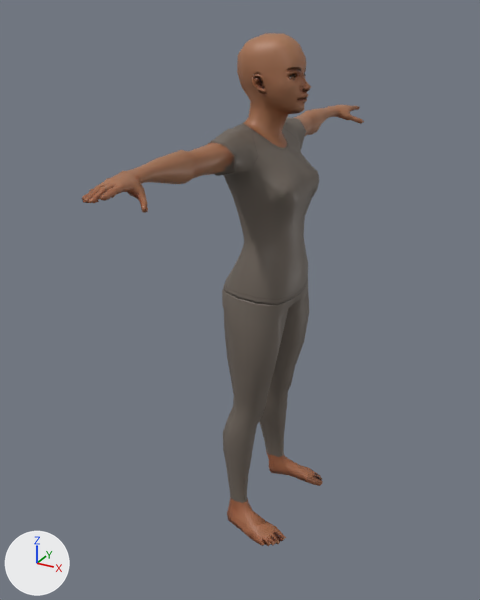
The glTF model public/models/female_custom_poses.glb as it was, and as the next commit left it.
Camera for both pictures: a camera (50 mm lens) standing at (0.532, -1.107, 1.04) and looking at (-0.072, -0.008, 0.49). Every picture has the same lights, and +X, +Y and +Z are marked at lower left. The picture after the commit comes second. Mesh edges are drawn as thin lines on the coarser meshes. Where no turn or scale is listed for an object, it has been applied to the vertices.

Objects in the first picture: 'tripo_node_081b3441-250c-41fb-8b3c-f71bf'.
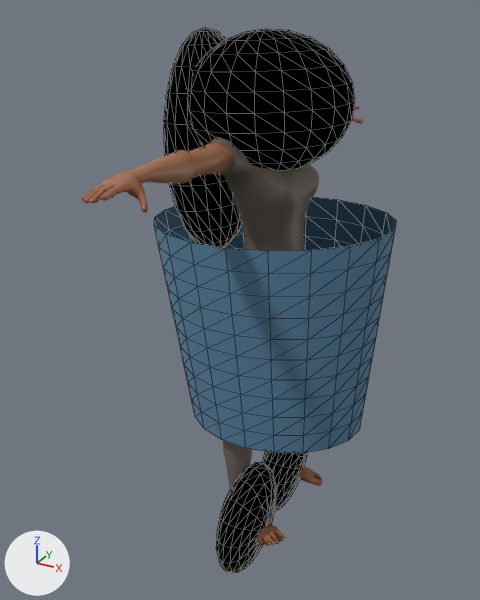
What differs and where, as boxes (x1, y1, x2, y2) in the pictures (480 x 600 px):
'TempleRobe', added (blue): after (154, 197, 397, 453)
'ShortHairCap', added: after (187, 29, 355, 170)
'LongHairBack', added: after (163, 27, 241, 248)
'RightShoe', added: after (216, 462, 276, 573)
'LeftShoe', added: after (263, 452, 307, 511)
'tripo_node_081b3441-250c-41fb-8b3c-f71bf', unchanged, covered by the edit: before (82, 33, 364, 546); after (82, 106, 364, 546)

Edits to the bpy script that builds the scene:
```text
Add mat_templerobe:
    mat_templerobe = principled_material('TempleRobe')
    mat_templerobe.base_color = (0.18, 0.34, 0.48)  # blue #769eb8
    mat_templerobe.metallic = 1.0
    mat_templerobe.roughness = 0.9
Add mat_templeshoes:
    mat_templeshoes = principled_material('TempleShoes')
    mat_templeshoes.base_color = (0.055, 0.035, 0.025)  # brown #42352c
    mat_templeshoes.metallic = 1.0
    mat_templeshoes.roughness = 0.94
Add mat_hair:
    mat_hair = principled_material('Hair')
    mat_hair.base_color = (0.025, 0.012, 0.008)  # brown #2c1d16
    mat_hair.metallic = 1.0
    mat_hair.roughness = 0.92
Add me_mesh_3:
    me_mesh_3.from_pydata(...)  # 220 vertices, 400 faces; spans x -0.25..0.229, y -0.191..0.193, z -0.224..0.226
    me_mesh_3.materials.append(mat_templerobe)  # blue #769eb8
Add me_mesh_5:
    me_mesh_5.from_pydata(...)  # 155 vertices, 304 faces; spans x -0.029..0.073, y -0.097..0.095, z -0.126..0.159
    me_mesh_5.materials.append(mat_templeshoes)  # brown #42352c
Add me_mesh_4:
    me_mesh_4.from_pydata(...)  # 155 vertices, 304 faces; spans x -0.03..0.075, y -0.093..0.098, z -0.126..0.158
    me_mesh_4.materials.append(mat_templeshoes)  # brown #42352c
Add me_mesh_2:
    me_mesh_2.from_pydata(...)  # 233 vertices, 460 faces; spans x -0.195..-0.051, y -0.125..0.125, z -0.262..0.16
    me_mesh_2.materials.append(mat_hair)  # brown #2c1d16
Add me_mesh_1:
    me_mesh_1.from_pydata(...)  # 253 vertices, 460 faces; spans x -0.155..0.152, y -0.154..0.154, z -0.09..0.16
    me_mesh_1.materials.append(mat_hair)  # brown #2c1d16
Add ob_templerobe:
    ob_templerobe = bpy.data.objects.new('TempleRobe', me_mesh_3)
    ob_templerobe.location = (-0.003, 0.009, 0.452)
Add ob_rightshoe:
    ob_rightshoe = bpy.data.objects.new('RightShoe', me_mesh_5)
    ob_rightshoe.location = (-0.028, -0.097, 0.0)
Add ob_leftshoe:
    ob_leftshoe = bpy.data.objects.new('LeftShoe', me_mesh_4)
    ob_leftshoe.location = (-0.036, 0.108, 0.014)
Add ob_longhairback:
    ob_longhairback = bpy.data.objects.new('LongHairBack', me_mesh_2)
    ob_longhairback.location = (-0.022, 0.01, 0.847)
Add ob_shorthaircap:
    ob_shorthaircap = bpy.data.objects.new('ShortHairCap', me_mesh_1)
    ob_shorthaircap.location = (-0.022, 0.01, 0.847)
```
